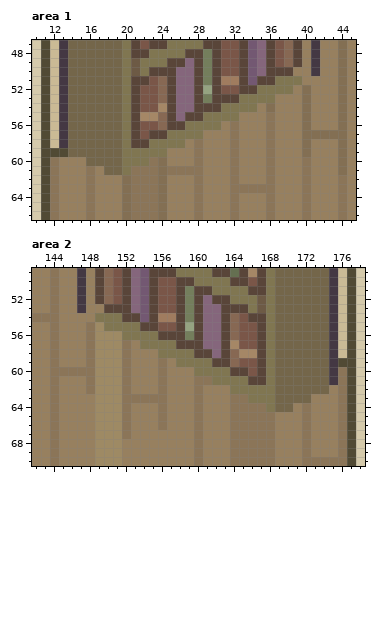
Pixel-art file: assets/02_architecture/03_brewery/fullScene.aseprite. The picture above is the old version.
480x270 pixels, 1 frame. Colours within 5 levels of each other are drawn and written as one. Shown: area 1: x 10..45, y 47..66; area 2: x 142..178, y 49..70. The commit also changed other parts of the picture, which this record leaves out.
Once edited:
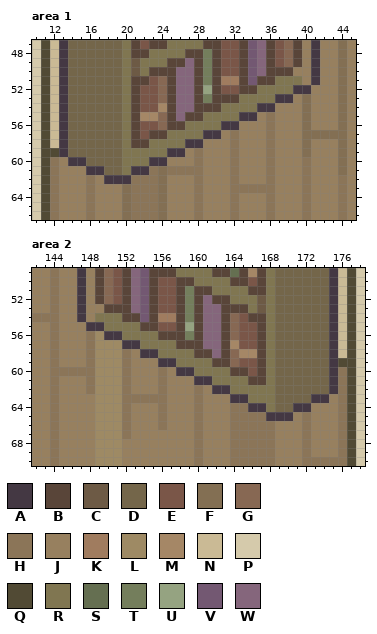
Palette (. is transparent): A #443843  B #594539  C #6d5a45  D #74664a  E #7a5648  F #836f53  G #876853  H #8b7558  J #97805f  K #a07c5f  L #9e8a64  M #a58766  N #caba95  P #d5caab  Q #514a34  R #807651  S #656f51  T #747e5c  U #95a381  V #735872  W #85667c
From old to new:
layer "biblio gauche" now shown
layer "biblio droite" now shown
Area 1, layer "biblio gauche":
y 51: x 41 J -> A
y 52: x 39..40 JF -> AA
y 53: x 37..38 JJ -> AA
y 54: x 35..36 JF -> AA
y 55: x 33..34 JJ -> AA
y 56: x 31..32 JH -> AA
y 57: x 29..30 JJ -> AA
y 58: x 27..28 JH -> AA
y 59: x 13 Q -> A; x 25..26 JJ -> AA
y 60: x 14..15 JJ -> AA; x 23..24 HF -> AA
y 61: x 16..17 HJ -> AA; x 21..22 HH -> AA
y 62: x 18..20 JJF -> AAA
Area 2, layer "biblio droite":
y 54: x 147 J -> A
y 55: x 148..149 HL -> AA
y 56: x 150..151 LL -> AA
y 57: x 152..153 HJ -> AA
y 58: x 154..155 JJ -> AA
y 59: x 156..157 HJ -> AA
y 60: x 158..159 JJ -> AA
y 61: x 160..161 HH -> AA
y 62: x 162..163 JJ -> AA; x 175 J -> A
y 63: x 164..165 HH -> AA; x 173..174 JJ -> AA
y 64: x 166..167 HH -> AA; x 171..172 JH -> AA
y 65: x 168..170 HJJ -> AAA
